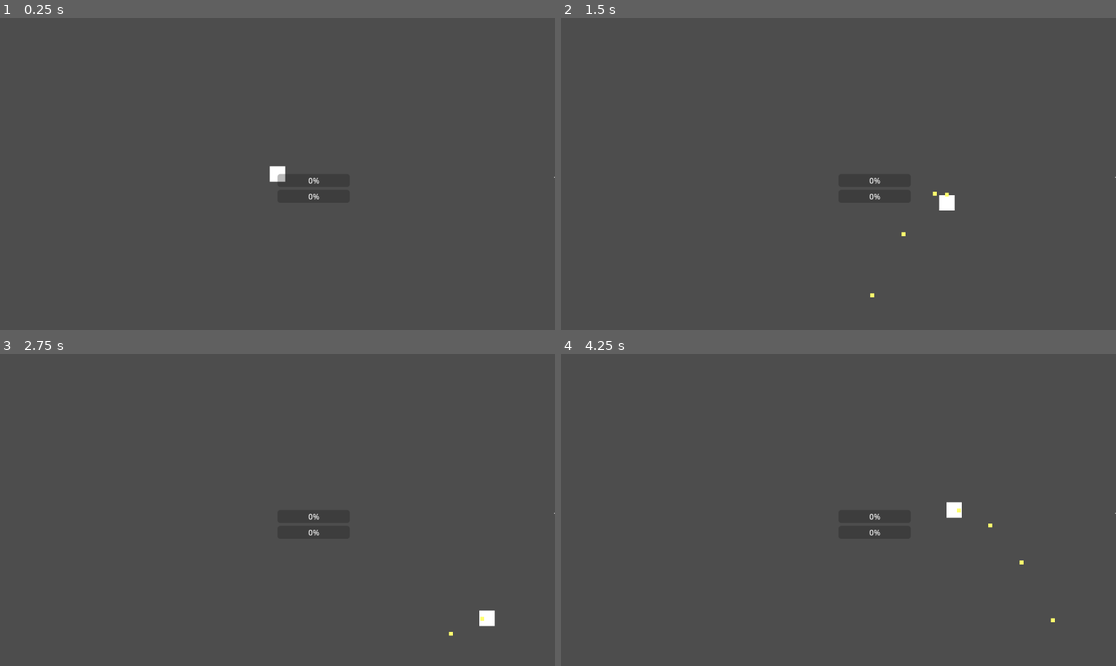
Above: before the commit, frames 1-4 (two rows, left to right).
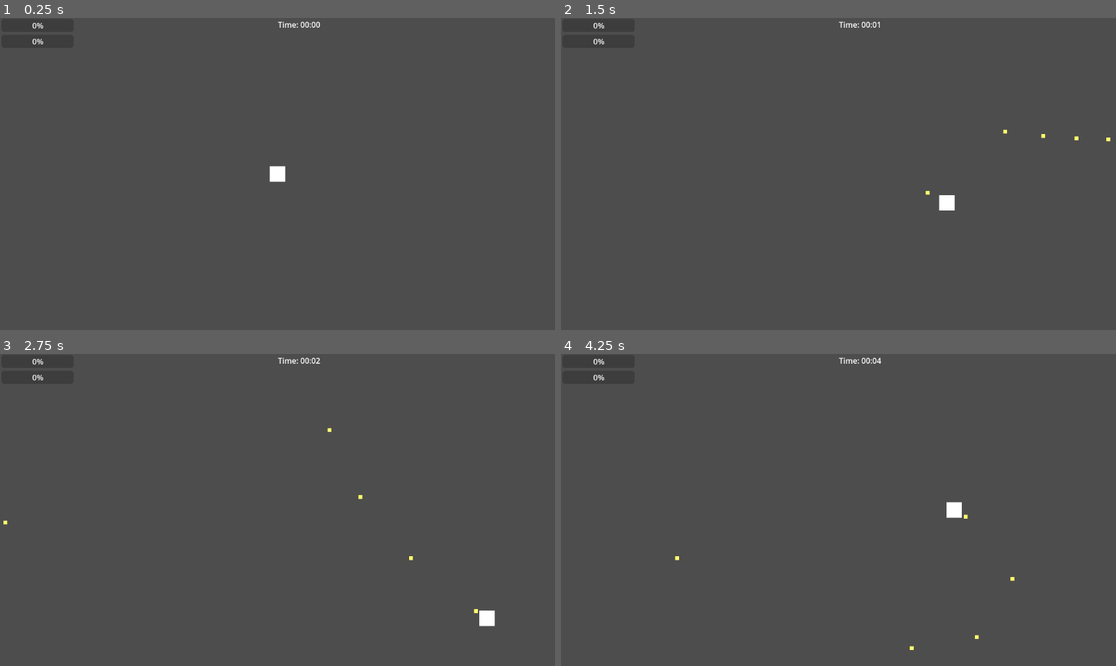
Above: after the commit, the same moments.

Repository: E3-Hub/major-jam-7
Game: Godot game, scene res://scenes/world/main.tscn
Two runs of this game, one before a commit and one after it. Both use one fixed random seed, a clock stepped at 60 frames per second and the inputs below.
Inputs (mouse positions are in pixels of both pictures, inside the frame that each line leads up to):
- Up to frame 1 (0.25 s): no input
- Up to frame 2 (1.5 s): tap Enter at 0.5 s; move the mouse to (960, 158) at 0.52 s; press the mouse at (960, 158) at 0.53 s; hold D (move_right) 0.53-1.28 s; move the mouse to (727, 189) at 1.27 s; release the mouse at (727, 189) at 1.28 s; hold S (move_down) from 1.28 s (still down); click (727, 189) at 1.35 s
- Up to frame 3 (2.75 s): move the mouse to (333, 441) at 2.02 s; release S (move_down) at 2.03 s; press the mouse at (333, 441) at 2.03 s; hold D (move_right) from 2.03 s (still down)
- Up to frame 4 (4.25 s): move the mouse to (810, 572) at 2.77 s; release D (move_right) at 2.78 s; release the mouse at (810, 572) at 2.78 s; hold W (move_up) 2.78-3.53 s; click (810, 572) at 2.85 s; move the mouse to (1005, 556) at 3.52 s; press the mouse at (1005, 556) at 3.53 s; hold A (move_left) from 3.53 s (still down)

The runs differ from the first frame. In frame 1, 0.2% of the frame differs, in the area x 5-100%, y 1-59%; in frame 2, 0.3%; in frame 3, 0.2%; in frame 4, 0.3%, in the area x 5-100%, y 1-95%.

Commit message:
fix bugs

Diff:
--- a/scenes/enemies/enemy_bullet.tscn
+++ b/scenes/enemies/enemy_bullet.tscn
@@ -5,8 +5,9 @@
 [sub_resource type="RectangleShape2D" id="RectangleShape2D_8gdk0"]
 size = Vector2(8, 8)
 
-[node name="EnemyBullet" type="RigidBody2D"]
+[node name="EnemyBullet" type="Area2D"]
 script = ExtResource("1_uhr6c")
+is_player_bullet = false
 
 [node name="CollisionShape2D" type="CollisionShape2D" parent="."]
 shape = SubResource("RectangleShape2D_8gdk0")
--- a/scenes/player/player_bullet.tscn
+++ b/scenes/player/player_bullet.tscn
@@ -5,7 +5,7 @@
 [sub_resource type="RectangleShape2D" id="RectangleShape2D_h1aey"]
 size = Vector2(8, 8)
 
-[node name="PlayerBullet" type="RigidBody2D"]
+[node name="PlayerBullet" type="Area2D"]
 script = ExtResource("1_boyw4")
 
 [node name="CollisionShape2D" type="CollisionShape2D" parent="."]
--- a/scenes/world/exp_orb.tscn
+++ b/scenes/world/exp_orb.tscn
@@ -1,9 +1,12 @@
-[gd_scene load_steps=2 format=3 uid="uid://ddfmrhjq3cky1"]
+[gd_scene load_steps=3 format=3 uid="uid://ddfmrhjq3cky1"]
+
+[ext_resource type="Script" uid="uid://bu7fkhsrkwpdb" path="res://scripts/world/exp_orb.gd" id="1_xbkom"]
 
 [sub_resource type="RectangleShape2D" id="RectangleShape2D_p8sue"]
 size = Vector2(6, 6)
 
 [node name="ExpOrb" type="Area2D"]
+script = ExtResource("1_xbkom")
 
 [node name="CollisionShape2D" type="CollisionShape2D" parent="."]
 shape = SubResource("RectangleShape2D_p8sue")
--- a/scenes/world/main.tscn
+++ b/scenes/world/main.tscn
@@ -17,6 +17,10 @@
 metadata/_custom_type_script = "uid://mcvp0d1gqc3j"
 
 [node name="UIManager" parent="GameManager" instance=ExtResource("3_f8fyy")]
+offset_left = -573.0
+offset_top = -322.0
+offset_right = -573.0
+offset_bottom = -322.0
 
 [node name="EnemySpawner" type="Node2D" parent="."]
 script = ExtResource("4_wbupf")
--- a/scripts/enemies/base_enemy.gd
+++ b/scripts/enemies/base_enemy.gd
@@ -14,8 +14,8 @@
 
 func _ready():
 	# Set up collision layers
-	collision_layer = 2  # Enemy layer
-	collision_mask = 1   # Player layer
+	collision_layer = 2 # Enemy layer
+	collision_mask = 1 # Player layer
 
 	# Connect health system
 	health_system.died.connect(_on_died)
@@ -51,7 +51,7 @@
 
 func drop_experience():
 	if exp_orb_scene:
-		var exp_orb = exp_orb_scene.instantiate()
+		var exp_orb: ExpOrb = exp_orb_scene.instantiate()
 		get_tree().current_scene.add_child(exp_orb)
 		exp_orb.global_position = global_position
 		exp_orb.setup(exp_value)
--- a/scripts/enemies/shooting_enemy.gd
+++ b/scripts/enemies/shooting_enemy.gd
@@ -34,7 +34,7 @@
 func shoot_at_player():
 	var direction = (player.global_position - global_position).normalized()
 
-	var bullet = bullet_scene.instantiate()
+	var bullet: Bullet = bullet_scene.instantiate()
 	get_tree().current_scene.add_child(bullet)
 	bullet.setup(global_position, direction, 15, 400.0, false)
 
--- a/scripts/player/player.gd
+++ b/scripts/player/player.gd
@@ -15,8 +15,8 @@
 
 func _ready():
 	# Set up collision layers
-	collision_layer = 1  # Player layer
-	collision_mask = 2   # Enemy layer
+	collision_layer = 1 # Player layer
+	collision_mask = 2 # Enemy layer
 
 	# Connect signals
 	health_system.died.connect(_on_died)
--- a/scripts/systems/bullet.gd
+++ b/scripts/systems/bullet.gd
@@ -1,4 +1,4 @@
-extends RigidBody2D
+extends Area2D
 class_name Bullet
 
 @export var speed: float = 500.0
@@ -7,6 +7,7 @@
 @export var is_player_bullet: bool = true
 
 var direction: Vector2
+var velocity: Vector2
 
 func _ready():
 	# Set up collision layers
@@ -17,8 +18,8 @@
 		collision_layer = 8 # Enemy bullets layer
 		collision_mask = 1 # Player layer
 
-	# Set velocity
-	linear_velocity = direction * speed
+	# Connect collision signal
+	body_entered.connect(_on_body_entered)
 
 	# Auto-destroy after lifetime
 	var timer = Timer.new()
@@ -28,9 +29,14 @@
 	add_child(timer)
 	timer.start()
 
+func _physics_process(delta):
+	# Move the bullet
+	global_position += velocity * delta
+
 func setup(start_position: Vector2, target_direction: Vector2, bullet_damage: int = 10, bullet_speed: float = 500.0, player_bullet: bool = true):
 	global_position = start_position
 	direction = target_direction.normalized()
+	velocity = direction * bullet_speed
 	damage = bullet_damage
 	speed = bullet_speed
 	is_player_bullet = player_bullet
@@ -41,4 +47,5 @@
 	queue_free()
 
 func _on_lifetime_expired():
+	print("destroy bullet")
 	queue_free()
